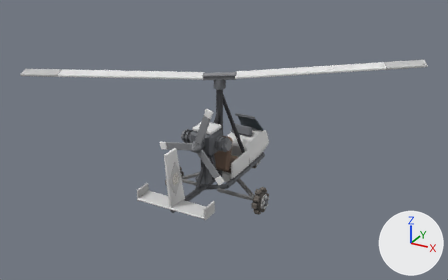
Two versions of the glTF model assets/art/vehicles/wasteland_gyrocopter/wasteland_gyrocopter.glb, one commit apart.
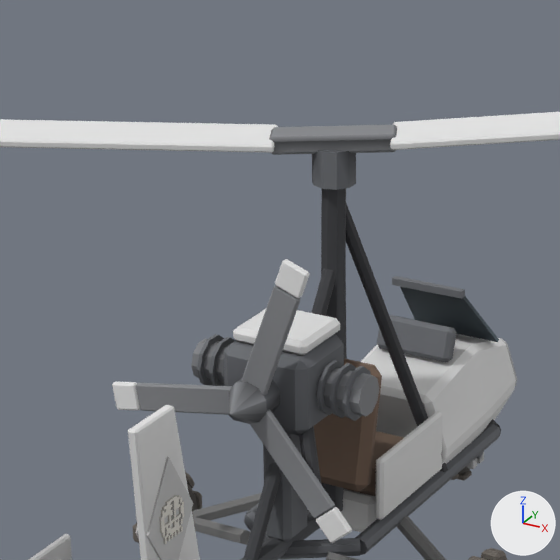
Each version is shown whole from a 50 mm camera at (3.33, -6.04, 3.77) aimed at (0.05, -0.08, 0.79), then close up on the part from 29% to 63% of the width and 14% to 68% of the height. Every picture has the same lights, and +X, +Y and +Z are marked at lower right. The last two pictures show the newer version. Vertices at exactly the same position are counted once.

In view in the first close-up: 'Accent', 'Neutral', 'PropellerAccent', 'PropellerNeutral', 'RotorAccent', 'RotorNeutral'.
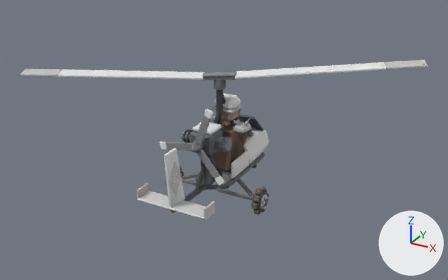
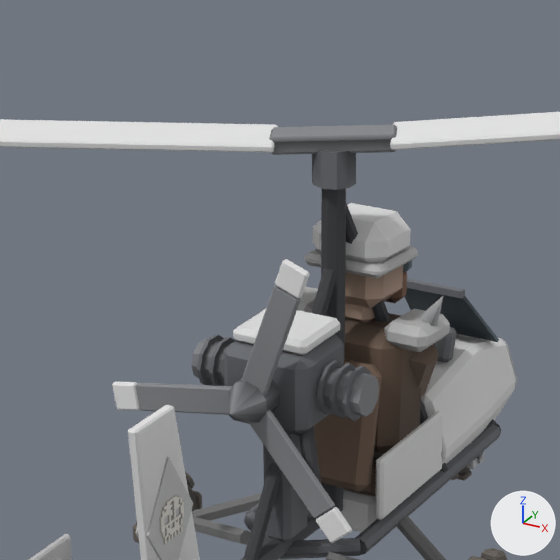
Boxes (x1, y1, x2, y2) around the edits, measured in the close-ups (560 x 560 px):
'Accent', reshaped
    before: (29, 309, 517, 560)
    after: (29, 203, 517, 560)
part 1 of me_accent, added
    after: (297, 287, 318, 313)
part 2 of me_accent, added
    after: (384, 309, 450, 352)
part 3 of me_accent, added
    after: (312, 203, 411, 263)
part 4 of me_accent, added
    after: (304, 246, 418, 279)
part 5 of me_accent, edited (looks the same)
    both: (39, 318, 474, 560)
part 6 of me_neutral, added
    after: (345, 303, 375, 322)
part 7 of me_neutral, added
    after: (345, 260, 444, 461)
part 8 of me_neutral, recoloured
    before: (344, 321, 452, 472)
    after: (344, 332, 452, 472)

Patch to the scene script:
```diff
--- a/assets/art/vehicles/wasteland_gyrocopter/wasteland_gyrocopter.glb.py
+++ b/assets/art/vehicles/wasteland_gyrocopter/wasteland_gyrocopter.glb.py
@@ me_accent @@
 # used by ob_accent; location = (0.0, 0.0, 0.0)
-me_accent.from_pydata(...)  # 532 vertices, 988 faces; spans x -0.65..0.65, y -1.26..1.16, z 0.06..1.07
+me_accent.from_pydata(...)  # 628 vertices, 1164 faces; spans x -0.65..0.65, y -1.26..1.16, z 0.06..1.29
+# me_accent part 1: the loose piece of 24 vertices spanning x -0.13..0.13, y -0.52..-0.28, z 1.02..1.07 is copied, and the copy is scaled about its middle by (0.515, 0.797, 1.65), then moved by (-0.21, 0.47, -0.13); it spans x -0.29..-0.13, y -0.03..0.18, z 0.87..0.97
+# me_accent part 2: the loose piece of 24 vertices spanning x -0.13..0.13, y -0.52..-0.28, z 1.02..1.07 is copied, and the copy is scaled about its middle by (0.515, 0.797, 1.65), then moved by (0.21, 0.47, -0.13); it spans x 0.13..0.29, y -0.03..0.18, z 0.87..0.97
+# me_accent part 3: a new loose piece of 24 vertices spanning x -0.14..0.14, y -0.05..0.21, z 1.12..1.29, in mat_accent
+# me_accent part 4: a new loose piece of 24 vertices spanning x -0.14..0.14, y -0.06..0.22, z 1.11..1.17, in mat_accent
+# me_accent part 5: 164 kept faces spanning x -0.65..0.65, y -1.23..0.96, z 0.06..1.07 get new vertex colours
 me_accent.materials.append(mat_accent)
@@ me_neutral @@
 # used by ob_neutral; location = (0.0, 0.0, 0.0)
-me_neutral.from_pydata(...)  # 2600 vertices, 5844 faces; spans x -0.69..0.69, y -1.17..0.98, z 0.0..1.56
+me_neutral.from_pydata(...)  # 2950 vertices, 6464 faces; spans x -0.69..0.69, y -1.17..0.98, z 0.0..1.56
+# me_neutral part 6: the loose piece of 24 vertices spanning x 0.56..0.62, y -0.11..-0.05, z 0.22..0.28 is copied, and the copy is turned -130 degrees about the x axis through its middle and scaled by 1.91, then moved by (-0.59, 0.16, 0.71); it spans x -0.06..0.06, y 0.01..0.14, z 0.92..1.01
+# me_neutral part 7: 254 vertices added at x -0.3..0.3, y -0.08..0.74, z 0.27..1.22
+# me_neutral part 8: 208 kept faces spanning x -0.17..0.68, y -1.17..0.88, z 0.07..1.44 get new vertex colours; the middle colour goes from light grey #bfbcb5 to light grey #bfbcb4
+# other edits to the shape of me_neutral do not show in these pictures
 me_neutral.materials.append(mat_neutral)
```
